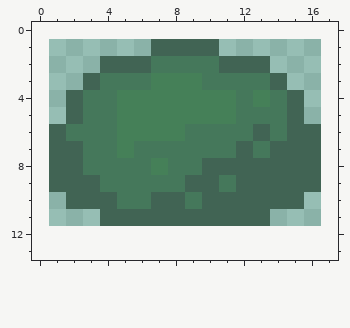
Edited in one commit: pixel-art file (! assets/ase/bush.ase). This is how it looked before the edit.
16x11 pixels, 1 frame. The old version is drawn lined up with the new one, on the new canvas.
After:
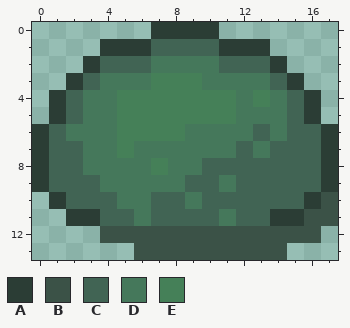
Palette (. is transparent): A #2b3d35  B #3b5247  C #416454  D #45785b  E #458058
The edit:
canvas 16x11 -> 18x14, the old top-left corner now at 1,1
@@ x 0..17 @@
- 0 ..................
- 1 .......CCCC.......
- 2 ....CCCDDDDCCC....
- 3 ...CDDDEEEDDDDC...
- 4 ..CDDEEEEEEEDEDC..
- 5 ..CDDEEEEEEEDDDC..
- 6 .CDDDEEEEDDDDCDCC.
- 7 .CCDDEDDDDDDCDCCC.
- 8 .CCDDDDEDDCCCCCCC.
- 9 .CCCDDDDDCCDCCCCC.
-10 ..CCCDDCCDCCCCCC..
-11 ....CCCCCCCCCC....
-12 ..................
-13 ..................
+ 0 .......AAAA.......
+ 1 ....AAACCCCAAA....
+ 2 ...ACCCDDDDCCCA...
+ 3 ..ACDDDEEEDDDDCA..
+ 4 .ACDDEEEEEEEDEDCA.
+ 5 .ACDDEEEEEEEDDDCA.
+ 6 ACDDDEEEEDDDDCDCCA
+ 7 ACCDDEDDDDDDCDCCCA
+ 8 ACCDDDDEDDCCCCCCCA
+ 9 ACCCDDDDDCCDCCCCCA
+10 .ACCCDDCCDCCCCCCAB
+11 ..AACCDCCCCDCCAABB
+12 ....BBBBBBBBBBBBB.
+13 ......BBBBBBBBB...
